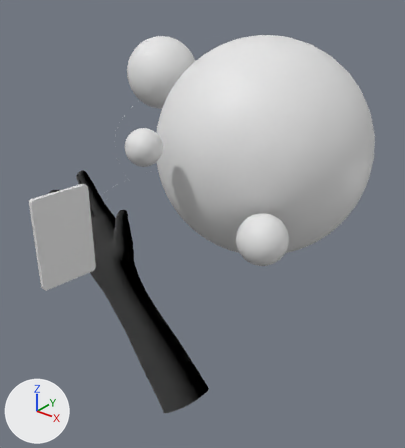
The glTF model static/model/intro.glb: old version first, new version second.
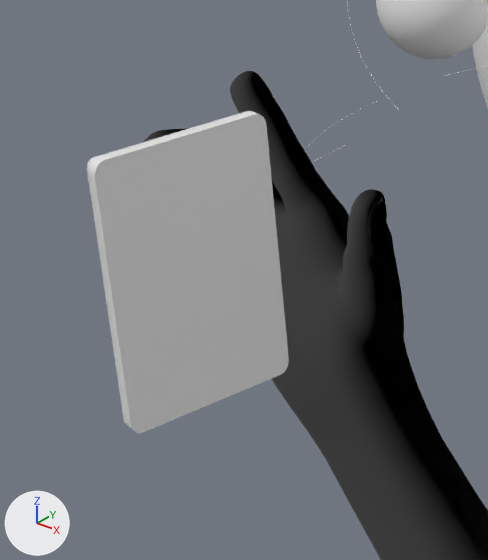
Each version is shown whole from a 50 mm camera at (0.027, -0.0428, 0.0165) aimed at (-0.0017, -0.0069, -0.0058), then close up on the part from 0% to 40% of the width and 33% to 74% of the height. Arrows for +X, +Y and +Z are at lower left; the lights stay in place. Both versions are drawn at frame 44 of the action 'All Animations'; the numbers are the values there.

In view in the first close-up: 'LCD', 'hand.001', 'moon3', 'phone case', 'sun'.
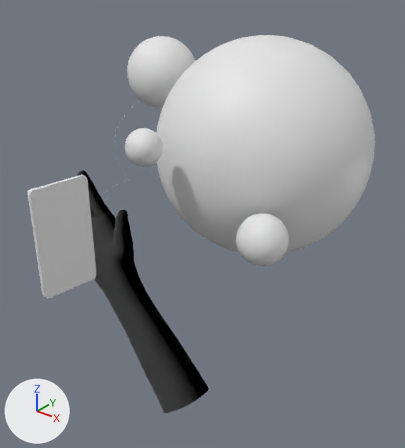
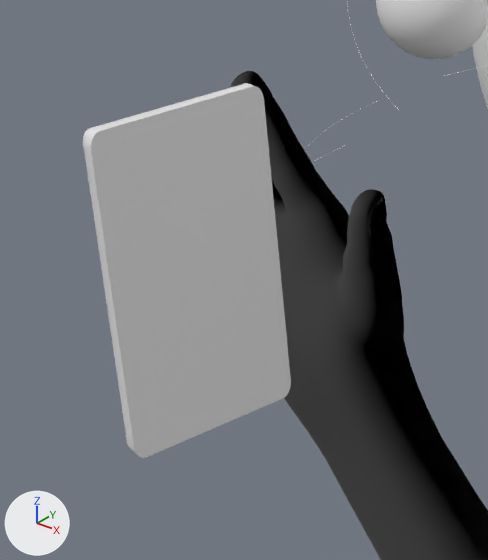
Commit message: reset of LCD  screen content

ob_phone is not drawn itself; it is the parent of ob_phone_case, ob_lcd.

The change, as a list of edits to the scene's bpy script:
```text
Change ob_phone:
    ob_phone.scale: (0.8, 0.63, 0.8) -> (0.8, 0.63, 0.958)
```

Changed parts and their boxes [x1, y1, x2, y2] in the close-ups (488 x 560 px):
'LCD', rescaled (17% taller): before [95, 114, 289, 433]; after [91, 86, 291, 458]
'phone case', rescaled (16% taller): before [87, 111, 260, 431]; after [83, 83, 256, 454]
